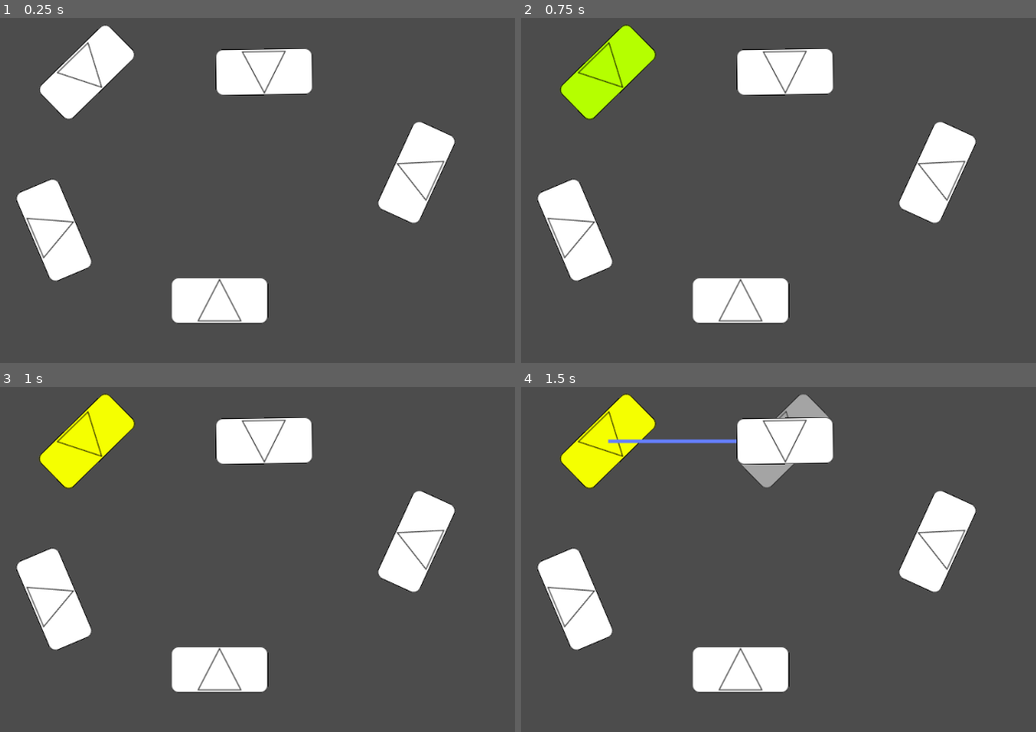
Above: before the commit, frames 1-4 (two rows, left to right).
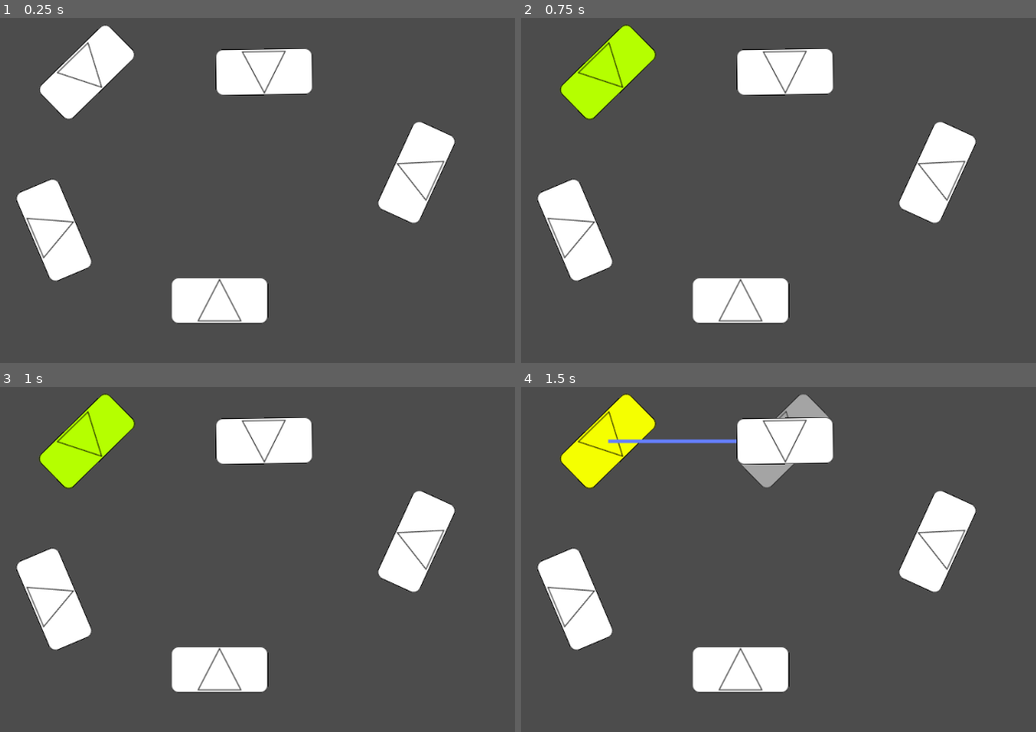
Above: after the commit, the same moments.

Repository: StStep/tatzelwurm-client
Game: Godot game, scene res://World.tscn
Two runs of this game, one before a commit and one after it. Both use one fixed random seed, a clock stepped at 60 frames per second and the inputs below.
Inputs (mouse positions are in pixels of both pictures, inside the frame that each line leads up to):
- Up to frame 1 (0.25 s): no input
- Up to frame 2 (0.75 s): tap Enter (ui_accept) at 0.5 s; move the mouse to (608, 73) at 0.52 s
- Up to frame 3 (1 s): tap Enter (ui_accept) at 0.77 s
- Up to frame 4 (1.5 s): tap Enter (ui_accept) at 1.25 s; move the mouse to (783, 442) at 1.27 s

Frames 1-2 are identical in both runs. In frame 3, 2.4% of the frame differs, in the area x 7-27%, y 2-30%; in frame 4, nothing differs.

Commit message:
Added refresh of highlightable render for state changes

Diff:
--- a/Unit/Unit.gd
+++ b/Unit/Unit.gd
@@ -128,6 +128,10 @@
 			pass
 
 	state = s
+
+	# Refresh marker colors
+	_marker_highlight(end_marker)
+	_marker_highlight(start_marker)
 
 func _add_move_seg(gpos):
 	print('Add move')
--- a/Utilities/Highlightable.gd
+++ b/Utilities/Highlightable.gd
@@ -17,9 +17,17 @@
 	connect('mouse_exited', self, '_on_mouse_exit')
 
 func _on_mouse_enter():
+	mark_as_highlighted()
+
+func _on_mouse_exit():
+	mark_as_unhighlighted()
+
+# For when markers are manually moved
+func mark_as_highlighted():
 	gm.req_highlight(self)
 
-func _on_mouse_exit():
+# For when markers are manually moved
+func mark_as_unhighlighted():
 	gm.req_unhighlight(self)
 
 # Highlightable Interface
